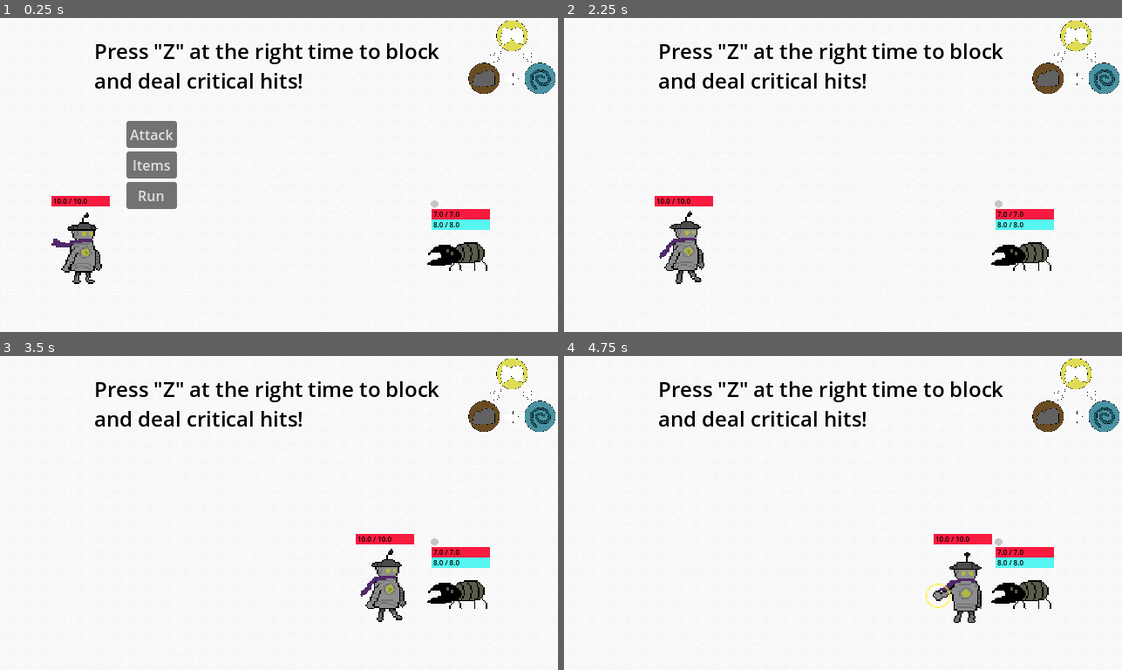
Above: before the commit, frames 1-4 (two rows, left to right).
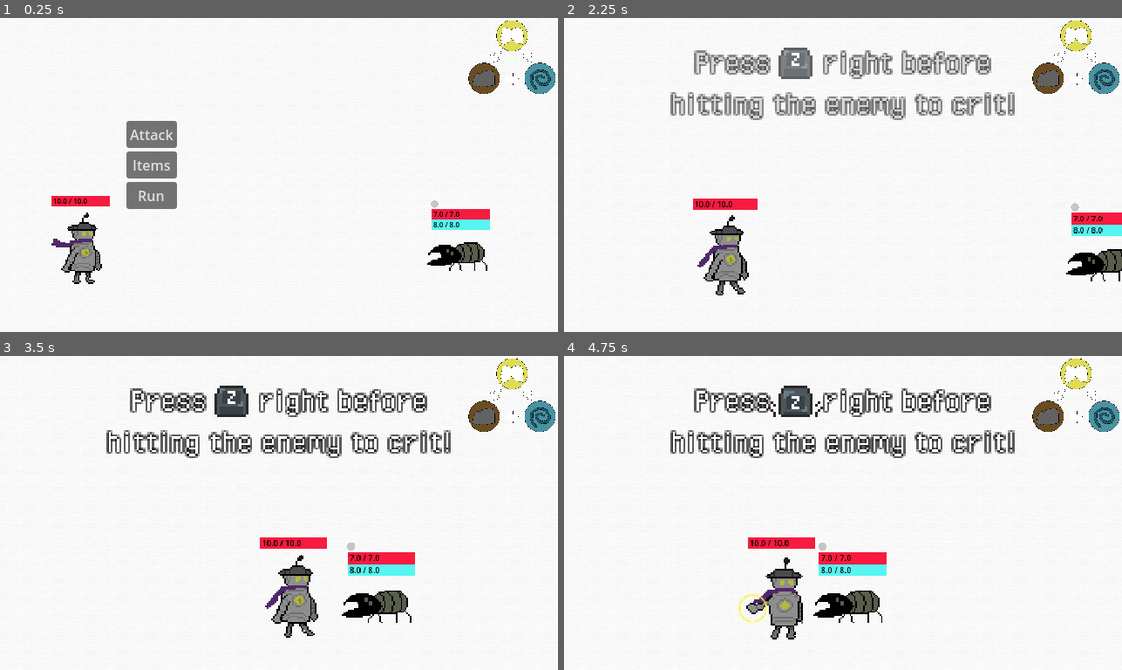
Above: after the commit, the same moments.

Repository: greeeegartur/cgvr-thesis
Game: Godot game, scene res://Scenes/CombatScene.tscn
The game is run twice, just before and just after one commit, with the same random seed, the same clock (stepped at 60 frames per second) and the same inputs.
Inputs (mouse positions are in pixels of both pictures, inside the frame that each line leads up to):
- Up to frame 1 (0.25 s): no input
- Up to frame 2 (2.25 s): click "Attack" at 0.5 s; click "Grounded" at 1.25 s; click (1021, 187) at 2 s
- Up to frame 3 (3.5 s): tap Z (action) at 2.75 s; move the mouse to (401, 497) at 2.77 s; hold Z (action) from 2.78 s (still down)
- Up to frame 4 (4.75 s): move the mouse to (731, 528) at 3.52 s; release Z (action) at 3.53 s; tap Z (action) at 3.6, 4.25 s; move the mouse to (898, 443) at 4.27 s; hold Z (action) from 4.28 s (still down)

The runs differ from the first frame. In frame 1, 1.8% of the frame differs, in the area x 17-79%, y 8-23%; in frame 2, 13%, in the area x 16-100%, y 8-89%; in frame 3, 11%; in frame 4, 12%.

Commit message:
Camera and effects
Added a camera that pans during turns, a hint text for the player and added shakes and frame freezes for a good hit feel

Diff:
--- a/droidream/Scenes/CombatScene.tscn
+++ b/droidream/Scenes/CombatScene.tscn
@@ -7,10 +7,12 @@
 [ext_resource type="PackedScene" uid="uid://wgkbwlbxucav" path="res://Scenes/Entities/PlayerVisual.tscn" id="4_b8x4h"]
 [ext_resource type="Texture2D" uid="uid://cij8c6ssb2cuk" path="res://Graphics/Placeholders/Combat/Enemy.png" id="4_memue"]
 [ext_resource type="Texture2D" uid="uid://dxbd5kdjuqyr5" path="res://Graphics/Placeholders/Combat/Combat Select.png" id="6_2p17o"]
+[ext_resource type="Script" uid="uid://dqcuun735xvqm" path="res://Scripts/Combat/CameraController.gd" id="7_b8x4h"]
 [ext_resource type="Texture2D" uid="uid://bhmce12ju8pk0" path="res://Graphics/Placeholders/Combat/flying_icon.png" id="8_clp52"]
 [ext_resource type="Texture2D" uid="uid://cphqftx2fqhmw" path="res://Graphics/Placeholders/Combat/ground_icon.png" id="9_b8x4h"]
 [ext_resource type="Texture2D" uid="uid://bg6w8bj32ojvp" path="res://Graphics/Placeholders/Combat/special_icon.png" id="10_7d6hk"]
 [ext_resource type="Texture2D" uid="uid://kuykw8cl6bqd" path="res://Graphics/Placeholders/Combat/arrow.png" id="11_vruw2"]
+[ext_resource type="PackedScene" uid="uid://b8tix1tnrjrpr" path="res://Scenes/VFX/TutorialText.tscn" id="13_7d6hk"]
 
 [node name="CombatScene" type="Node2D"]
 script = ExtResource("1_memue")
@@ -18,25 +20,40 @@
 [node name="CombatManager" type="Node" parent="."]
 script = ExtResource("1_2mqg5")
 
-[node name="Background" type="Sprite2D" parent="."]
-position = Vector2(326.25, 174)
-scale = Vector2(1.0723578, 1.035533)
+[node name="World" type="Node2D" parent="."]
+
+[node name="Background" type="Sprite2D" parent="World"]
+position = Vector2(320.5, 174)
+scale = Vector2(1.6243901, 1.035533)
 texture = ExtResource("2_dqj0d")
 
-[node name="PlayerVisual" parent="." instance=ExtResource("4_b8x4h")]
+[node name="PlayerVisual" parent="World" instance=ExtResource("4_b8x4h")]
 position = Vector2(96, 271)
 
-[node name="PlayerSprite" type="Sprite2D" parent="."]
+[node name="PlayerSprite" type="Sprite2D" parent="World"]
 visible = false
 position = Vector2(96, 271)
 scale = Vector2(1.6, 1.6)
 texture = ExtResource("3_eel7g")
 
-[node name="EnemyVisual" type="Sprite2D" parent="."]
+[node name="EnemyVisual" type="Sprite2D" parent="World"]
 visible = false
 position = Vector2(554, 272)
 scale = Vector2(1.8, 1.8)
 texture = ExtResource("4_memue")
+
+[node name="EnemyPosition1" type="Node2D" parent="World"]
+position = Vector2(552, 297)
+
+[node name="EnemyPosition2" type="Node2D" parent="World"]
+position = Vector2(452, 297)
+
+[node name="EnemyPosition3" type="Node2D" parent="World"]
+position = Vector2(352, 297)
+
+[node name="Camera2D" type="Camera2D" parent="."]
+position = Vector2(320, 180)
+script = ExtResource("7_b8x4h")
 
 [node name="UI" type="CanvasLayer" parent="."]
 
@@ -155,15 +172,10 @@
 scale = Vector2(0.15, 0.15)
 texture = ExtResource("11_vruw2")
 
-[node name="TempIndicator" type="RichTextLabel" parent="UI"]
-offset_left = 108.0
-offset_top = 21.0
-offset_right = 530.0
-offset_bottom = 101.0
-theme_override_colors/default_color = Color(0, 0, 0, 1)
-theme_override_font_sizes/normal_font_size = 24
-text = "Press \"Z\" at the right time to block
-and deal critical hits!"
+[node name="TutorialText" parent="UI" instance=ExtResource("13_7d6hk")]
+visible = false
+position = Vector2(112, 30.000002)
+scale = Vector2(2.5, 2.5)
 
 [connection signal="mouse_entered" from="UI/TypeTriangle/Arrows/FlyingToGrounded" to="." method="_on_mouse_entered"]
 [connection signal="mouse_exited" from="UI/TypeTriangle/Arrows/FlyingToGrounded" to="." method="_on_mouse_exited"]
--- a/droidream/Scenes/Minigames/BaseMinigame.tscn
+++ b/droidream/Scenes/Minigames/BaseMinigame.tscn
@@ -17,25 +17,25 @@
 offset_top = -49.0
 offset_right = 50.0
 offset_bottom = 51.0
-scale = Vector2(3, 3)
+scale = Vector2(2.75, 2.75)
 pivot_offset = Vector2(50, 50)
 metadata/_edit_use_anchors_ = true
 
 [node name="ProgressBar" type="ProgressBar" parent="."]
-offset_left = -149.0
-offset_top = -178.0
-offset_right = 51.0
-offset_bottom = -151.0
-scale = Vector2(1.5, 1.5)
+offset_left = -124.000015
+offset_top = -166.0
+offset_right = 75.999985
+offset_bottom = -139.0
+scale = Vector2(1.25, 1.25)
 fill_mode = 1
 metadata/_edit_use_anchors_ = true
 
 [node name="Label" type="Label" parent="."]
-offset_left = -149.0
-offset_top = -141.0
-offset_right = -49.0
-offset_bottom = -118.0
-scale = Vector2(3, 3)
+offset_left = -136.00002
+offset_top = -136.0
+offset_right = -36.000015
+offset_bottom = -113.0
+scale = Vector2(2.75, 2.75)
 theme_override_font_sizes/font_size = 8
 text = "minigame"
 metadata/_edit_use_anchors_ = true
--- /dev/null
+++ b/droidream/Scenes/VFX/TutorialText.tscn
@@ -0,0 +1,70 @@
+[gd_scene load_steps=7 format=3 uid="uid://b8tix1tnrjrpr"]
+
+[ext_resource type="Texture2D" uid="uid://b0axro84k6yfj" path="res://Graphics/Placeholders/Combat/Z.png" id="1_to5ne"]
+[ext_resource type="Script" uid="uid://20ohvqa8my8f" path="res://Scripts/Combat/TutorialText.gd" id="1_y28dn"]
+[ext_resource type="FontFile" uid="uid://b3ktskch5v4g4" path="res://Graphics/Fonts/PixelOperator.ttf" id="2_gr0x8"]
+
+[sub_resource type="Animation" id="Animation_y28dn"]
+resource_name = "press"
+loop_mode = 1
+tracks/0/type = "value"
+tracks/0/imported = false
+tracks/0/enabled = true
+tracks/0/path = NodePath("Sprite2D:frame")
+tracks/0/interp = 1
+tracks/0/loop_wrap = true
+tracks/0/keys = {
+"times": PackedFloat32Array(0, 0.5),
+"transitions": PackedFloat32Array(1, 1),
+"update": 1,
+"values": [0, 1]
+}
+
+[sub_resource type="Animation" id="Animation_gr0x8"]
+length = 0.001
+tracks/0/type = "value"
+tracks/0/imported = false
+tracks/0/enabled = true
+tracks/0/path = NodePath("Sprite2D:frame")
+tracks/0/interp = 1
+tracks/0/loop_wrap = true
+tracks/0/keys = {
+"times": PackedFloat32Array(0),
+"transitions": PackedFloat32Array(1),
+"update": 1,
+"values": [0]
+}
+
+[sub_resource type="AnimationLibrary" id="AnimationLibrary_xf13d"]
+_data = {
+&"RESET": SubResource("Animation_gr0x8"),
+&"press": SubResource("Animation_y28dn")
+}
+
+[node name="TutorialText" type="Node2D"]
+scale = Vector2(3, 3)
+script = ExtResource("1_y28dn")
+
+[node name="Text" type="Node2D" parent="."]
+
+[node name="Label" type="Label" parent="Text"]
+offset_right = 167.0
+offset_bottom = 35.0
+theme_override_colors/font_outline_color = Color(0.15686275, 0.15686275, 0.15686275, 1)
+theme_override_constants/outline_size = 3
+theme_override_fonts/font = ExtResource("2_gr0x8")
+text = "Press      right before the enemy hits for a crit!"
+horizontal_alignment = 1
+vertical_alignment = 1
+autowrap_mode = 2
+
+[node name="Sprite2D" type="Sprite2D" parent="Text"]
+position = Vector2(50, 9)
+scale = Vector2(1.2, 1.2)
+texture = ExtResource("1_to5ne")
+vframes = 2
+
+[node name="AnimationPlayer" type="AnimationPlayer" parent="Text"]
+libraries = {
+&"": SubResource("AnimationLibrary_xf13d")
+}
--- /dev/null
+++ b/droidream/Scripts/Combat/CameraController.gd
@@ -0,0 +1,72 @@
+extends Camera2D
+class_name CombatCamera
+
+# This script is responsible for all camera movement in the combat scene (player and enemy turns)
+
+# Camera zoom variables
+@export var zoom_normal = Vector2(1.0, 1.0)
+@export var zoom_focus = Vector2(1.15, 1.15)
+
+# Camera movement variable
+@export var follow_speed := 3.0
+@export var x_offset := 70.0
+
+# Camera's position variables
+var default_position: Vector2
+var follow_target: Node2D = null
+var override = false
+
+func _ready():
+	default_position = global_position
+	zoom = zoom_normal
+
+func _process(delta):
+	# If shouldn't be following
+	if override:
+		return
+
+	# Follows only X-axis position, might rework if making bigger enemies
+	var target_x := default_position.x
+	if follow_target:
+		target_x = follow_target.global_position.x + x_offset
+
+	# Staggering behind with delay to not feel stiff
+	global_position.x = lerp(
+		global_position.x,
+		target_x,
+		delta * follow_speed
+	)
+
+# CombatManager functions to call
+# Follows given entity with a given offset (80 for player for example)
+func follow(node: Node2D, offset := 0.0):
+	follow_target = node
+	x_offset = offset
+	# Focuses on entity
+	var tween := create_tween()
+	tween.tween_property(self, "zoom", zoom_focus, 0.25)
+
+# Stops following entity
+func stop_follow():
+	follow_target = null
+	# Resets zoom
+	var tween := create_tween()
+	tween.tween_property(self, "zoom", zoom_normal, 0.25)
+
+
+# Camera shake for critical hits/powerful attacks
+func shake(intensity := 6.0, time := 0.15):
+	override = true
+
+	var tween := create_tween()
+	tween.tween_method(
+		func(v):
+			offset = Vector2(randf_range(-v, v), randf_range(-v, v)),
+		intensity,
+		0.0,
+		time
+	)
+	tween.finished.connect(func():
+		offset = Vector2.ZERO
+		override = false
+	)
--- a/droidream/Scripts/Combat/CombatManager.gd
+++ b/droidream/Scripts/Combat/CombatManager.gd
@@ -11,7 +11,12 @@
 class_name CombatManager
 
 # SCRIPT VARIABLES
+# TO-DO: change this to load on random depending on area
 @export var enemy_id = "enemy_beetle"
+
+# Nodes to use for visual effects in the combat scene
+@onready var camera : CombatCamera = get_parent().get_node("Camera2D")
+@onready var tutorial_text: TutorialText = get_parent().get_node("UI/TutorialText")
 
 # The player and enemy's starting values
 var player : CombatEntity
@@ -69,10 +74,10 @@
 	# PLAYER
 	player = CombatEntity.new()
 	player.load_from_player()
-	player_visual = get_parent().get_node("PlayerVisual")
+	player_visual = get_parent().get_node("World/PlayerVisual")
 	player_visual.action_pressed.connect(_on_player_action_pressed)
 	add_child(player)
-	get_parent().get_node("PlayerSprite").texture = load("res://Graphics/Placeholders/Combat/PlayerIdle.png")
+	get_parent().get_node("World/PlayerSprite").texture = load("res://Graphics/Placeholders/Combat/PlayerIdle.png")
 
 	player_visual.position = Vector2(96, 271)
 	player_visual.set_home_position()
@@ -118,6 +123,9 @@
 	turn = "enemy"
 	emit_signal("enemy_turn_started")
 	print("Enemy attacks!")
+	# Shows block hint text for the player
+	tutorial_text.show_block_hint()
+
 	# TO-DO Enemy AI to identify possible moves
 
 	last_block_press_time = -1.0
@@ -127,10 +135,6 @@
 	var pattern = enemy.attack_patterns.pick_random()
 	_play_enemy_attack_pattern(pattern)
 	# _enemy_attack() # For now – ideally I want enemy AIs to act in specific ways, not just attack all the time
-
-	# For now tutorial text
-	# TO-DO: remove/tweak this
-	$"../UI/TempIndicator".visible = false
 
 func _end_combat(victory: bool):
 	# Freeze turn logic (not necessary anymore but keeping just in case)
@@ -167,6 +171,12 @@
 		print("Enemy turn in player_attack.")
 		return
 
+	# Camera settings
+	camera.follow(player_visual, 60)
+
+	# Shows crit hint text for the player
+	tutorial_text.show_crit_hint()
+
 	player_visual.set_input_enabled(true)
 
 	# Communication with PlayerVisual to calculate hit damage (check for critical hits) and play attack animations
@@ -179,6 +189,9 @@
 
 	player_visual.attack_hit.connect(
 		func():
+			# Hides hint text
+			tutorial_text.hide_text()
+
 			# Calculates the hit damage
 			_apply_player_attack_hit(attack_type),
 		CONNECT_ONE_SHOT
@@ -187,6 +200,8 @@
 	# End of the turn
 	player_visual.attack_finished.connect(
 		func():
+			# Reseting camera
+			camera.stop_follow()
 			# Check if enemy defeated
 			if enemy.hp <= 0:
 				_end_combat(true) # 1. Classic RPG win: enemy defeated
@@ -219,6 +234,9 @@
 
 	var critical_multiplier = 1.5 if critical else 1.0
 	if critical:
+		# Freezing frame and shaking camera for good hit feel
+		camera.shake(7.0, 0.15)
+		freeze_frame(0.13)
 		print("CRITICAL HIT!")
 
 	# Checks player's attack type against enemy's type
@@ -231,6 +249,7 @@
 		enemy.defense -= defense_damage
 		enemy_visual.update_defense(enemy.defense, enemy.defense_max)
 		enemy_visual.play_damage_vfx(defense_damage, critical)
+		camera.shake(3.0, 0.1)
 		print("Enemy defense reduced by %.2f → %.2f now" % [defense_damage, enemy.defense])
 
 		# Checks if defense has been broken, minigame entering condition
@@ -269,7 +288,7 @@
 	# Minigame scene instantiation
 	var minigame = MINIGAME_SCENES[minigame_id].instantiate()
 	get_parent().add_child(minigame)
-	minigame.global_position = Vector2(320, 190)
+	minigame.global_position = camera.global_position + Vector2(0, 15)
 
 	minigame.completed.connect(
 		func(success):
@@ -316,7 +335,10 @@
 	# Blocking, so setting up PlayerVisual for blocking
 	player_visual.set_input_enabled(true)
 
-	# Lambda functions for connecting with enemy visual script emitters
+	# Camera settings
+	camera.follow(enemy_visual, -60)
+
+	# Connecting with enemy visual script emitters
 	enemy_visual.attack_started.connect(
 		# Marks start of the attacking animation for block timing
 		func():
@@ -330,6 +352,9 @@
 		# Hit processing logic
 		func():
 			if hit_index < pattern.hits.size():
+				# Hides hint text
+				tutorial_text.hide_text()
+
 				# Works the attack's hitting logic, including the player's blocking window
 				_apply_enemy_hit(pattern.hits[hit_index])
 				hit_index += 1, # If the attack has multiple hits, it'll process all of them
@@ -339,6 +364,8 @@
 	# Checks if combat has ended
 	enemy_visual.attack_finished.connect(
 		func():
+			# Camera reset
+			camera.stop_follow()
 			# DEBUG WHEN ATTACK HAS FINISHED
 			attack_timer_running = false
 			print("!!! DEBUG: attack finished at:", "%.3f" % attack_time)
@@ -351,7 +378,6 @@
 		)
 
 	enemy_visual.play_attack(pattern.animation_name)
-	$"../UI/TempIndicator".visible = false
 
 
 # Logic for applying an enemy attack's damage that takes the enemy's attack pattern for blocking into consideration
@@ -386,9 +412,12 @@
 	if blocked:
 		damage *= 0.5
 		player_visual.play_block_success()
+		camera.shake(2.0, 0.15)
+		freeze_frame(0.09)
 		print("Successful block!")
 	else:
 		player_visual.play_block_fail()
+		camera.shake(5.0, 0.12)
 		print("Failed block")
 
 	print("Player HP is: ", player.hp)
@@ -530,3 +559,9 @@
 		return 2.0
 	else:
 		return 1.0  # Normal damage multiplier
+
+# Freezes the scene for a given parameter of time to show impact
+func freeze_frame(time = 0.05):
+	get_tree().paused = true
+	await get_tree().create_timer(time, true).timeout
+	get_tree().paused = false
--- /dev/null
+++ b/droidream/Scripts/Combat/TutorialText.gd
@@ -0,0 +1,37 @@
+extends Node2D
+
+# This script is responsible for tutorial texts during turns like "Press Z to block" etc.
+
+class_name TutorialText
+
+@onready var label := $Text/Label
+@onready var z_icon := $Text/Sprite2D
+@onready var anim := $Text/AnimationPlayer
+
+# Methods for turns
+func show_text(text: String):
+	label.text = text
+	visible = true
+	modulate.a = 0.0
+
+	# Press Z
+	anim.play("press")
+
+	var tween := create_tween()
+	tween.tween_property(self, "modulate:a", 1.0, 0.25)
+
+func hide_text():
+	var tween := create_tween()
+	tween.tween_property(self, "modulate:a", 0.0, 0.2)
+	tween.finished.connect(func():
+		anim.stop()
+		visible = false
+	)
+
+func show_crit_hint():
+	z_icon.position = Vector2(62.0, 9.0)
+	show_text("Press      right before hitting the enemy to crit!")
+
+func show_block_hint():
+	z_icon.position = Vector2(50.0, 9.0)
+	show_text("Press      right before the enemy hits to block!")
Binary file added: droidream/Graphics/Fonts/PixelOperator.ttf
Not shown, added: droidream/Graphics/Fonts/PixelOperator.ttf.import
Binary file added: droidream/Graphics/Placeholders/Combat/Z.png
Not shown, added: droidream/Graphics/Placeholders/Combat/Z.png.import
Not shown: 1 places in droidream/Scenes/CombatScene.tscn that only renumber resources
Not shown, added: droidream/Scenes/VFX/Keyboard Letters and Symbols.png.import
Not shown, added: droidream/Scripts/Combat/CameraController.gd.uid
Not shown, added: droidream/Scripts/Combat/TutorialText.gd.uid
Not shown, added: .DS_Store
